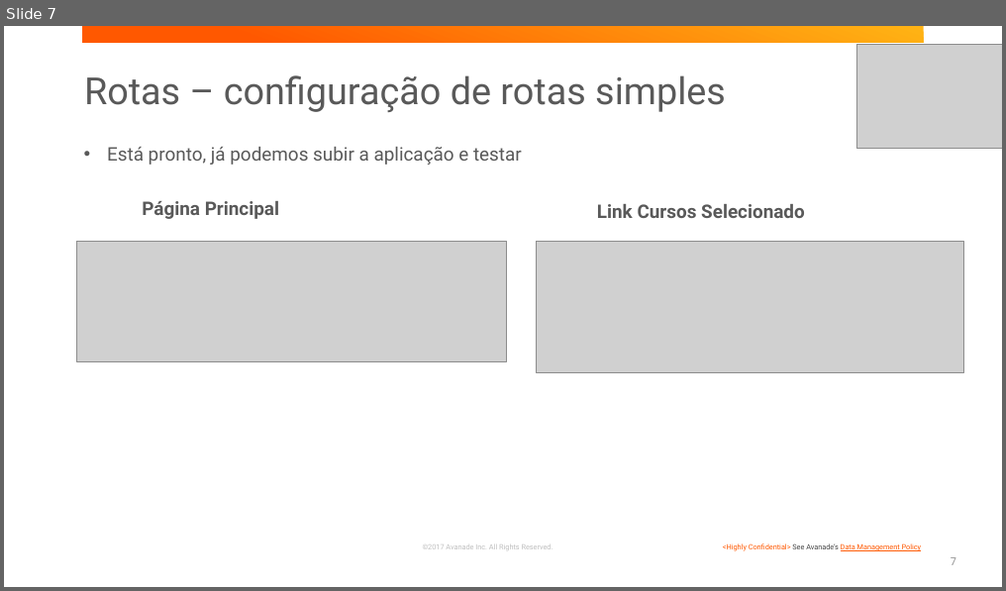
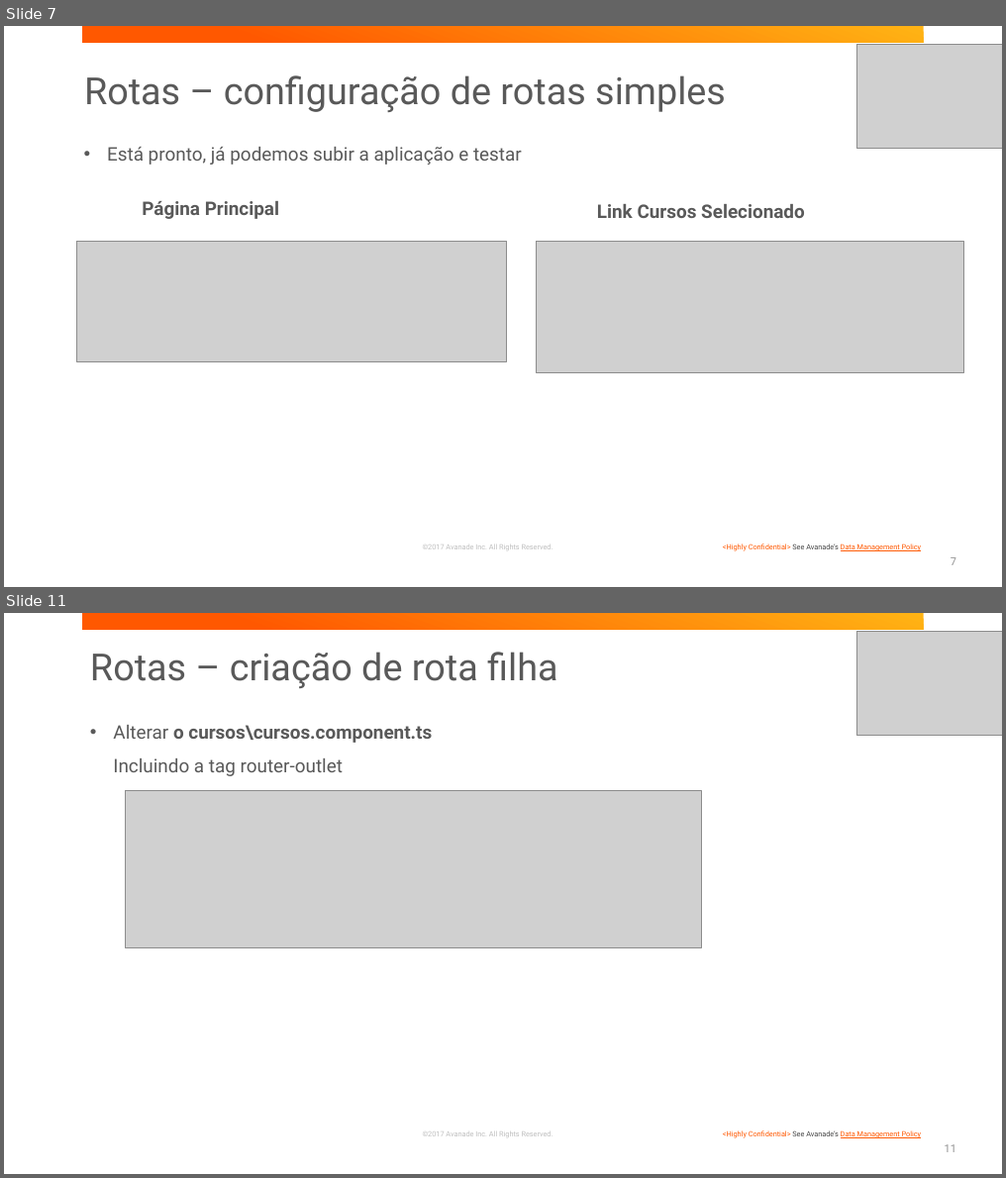
Before and after one commit to BootCampAvanSanAnder/BootCampSantander, a slide deck: presentations/TreinamentoAngular.pptx. Shown one above the other, each under a label of ours: slide 7 before the commit, slides 7 and 11 after it; the slides between them are not shown. The pictures are 1006x591 and 1006x1178 pixels, drawn with LibreOffice and Linux fonts; fonts in the diff are those of the drawing; grey boxes stand for pictures; background and template pictures are left out. Boxes give left, top, right and bottom in pixels: in the first picture for what was removed or moved away, otherwise in the second. Text is boxed around its words. In the diff, an @@ line names an element or a change of style, - is before the commit and + after.

Commit message:
Rotas Filhas - criação de 2 componentes subitem de curso

```diff
--- a/presentations/TreinamentoAngular.pptx
+++ b/presentations/TreinamentoAngular.pptx
@@ slide 11 added at <box>4,613,1002,1174</box>, background #FFFFFF; not listed: 3 template elements that a slide beside it also shows @@
@@ picture added at <box>856,631,1002,736</box> @@
@@ title added at <box>90,652,557,688</box>, 36 pt, text #595959 @@
+Rotas – criação de rota filha
@@ text added at <box>113,725,432,776</box>, 18 pt, text #595959 @@
+• Alterar o cursos\cursos.component.ts
+Incluindo a tag router-outlet
@@ picture added at <box>126,790,701,948</box> @@
@@ page number added at <box>944,1145,956,1153</box>, 10.5 pt, text #939393 @@
+11
```
Also in this commit, not shown: 2 slides changed, 3 other slides added, 1 slide removed, 11 other files.
